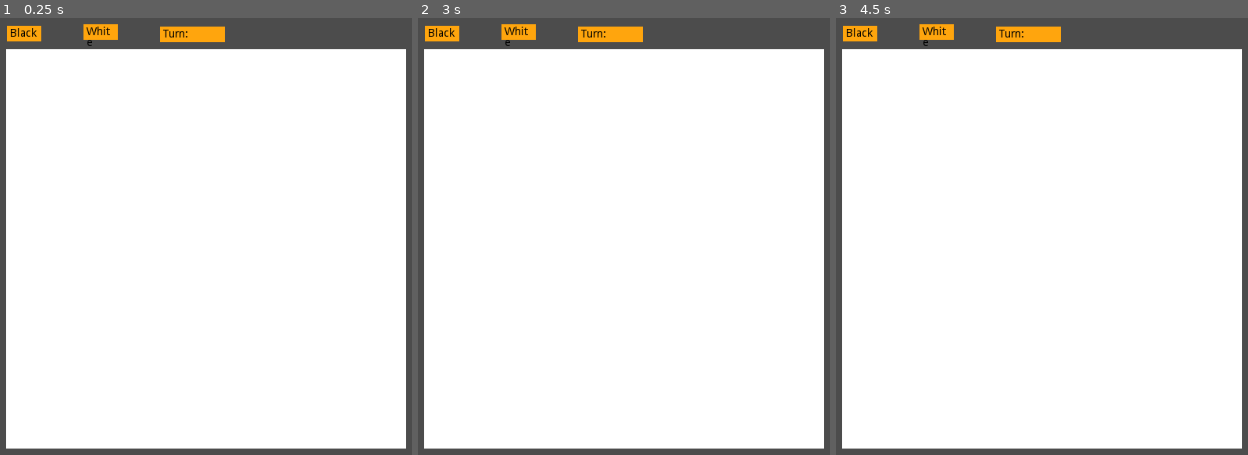
Above: before the commit, frames 1-3 (left to right).
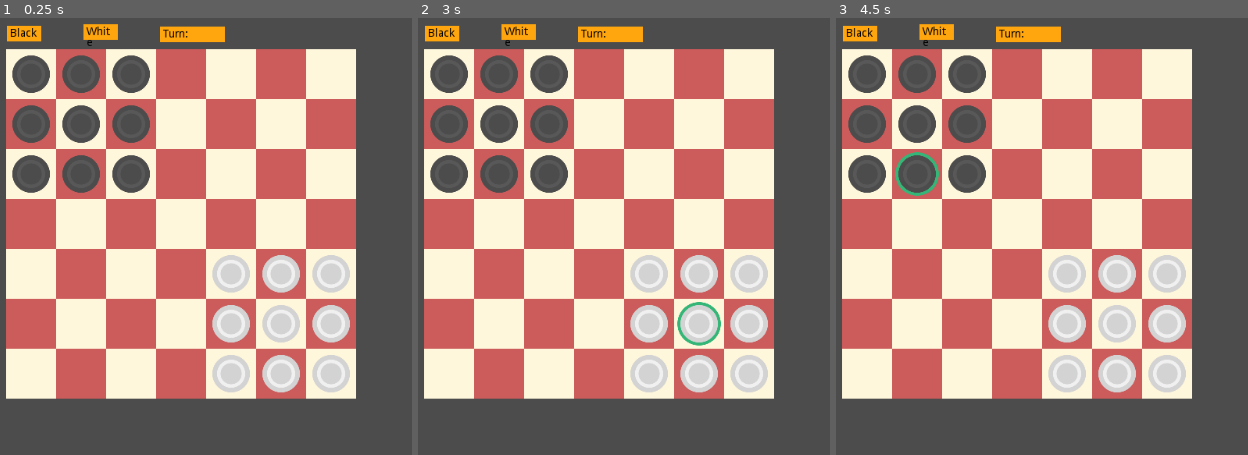
Above: after the commit, the same moments.

Repository: Shineglow/Junior_Chalange_Stage2
Game: Godot game, scene res://Default_Scene.tscn
Same seed, same stepped clock (60 frames per second), same inputs: the game is played once before the commit and once after it.
Inputs (mouse positions are in pixels of both pictures, inside the frame that each line leads up to):
- Up to frame 1 (0.25 s): no input
- Up to frame 2 (3 s): tap Enter at 0.5, 2 s; move the mouse to (outside the picture) at 0.52 s; click (outside the picture) at 0.67 s; tap Space at 1.25, 2.75 s; move the mouse to (586, 275) at 1.27 s; click (586, 275) at 1.42 s; move the mouse to (825, 149) at 2.02 s; click (825, 149) at 2.17 s; move the mouse to (706, 345) at 2.77 s; click (706, 345) at 2.92 s
- Up to frame 3 (4.5 s): tap Enter at 3.5 s; move the mouse to (outside the picture) at 3.52 s; click (outside the picture) at 3.67 s; tap Space at 4.25 s; move the mouse to (922, 179) at 4.27 s; click (922, 179) at 4.42 s

The runs differ from the first frame. In frame 1, 88% of the frame differs, in the area x 1-99%, y 7-99%; in frame 2, 88%; in frame 3, 88%.
Error before the commit: Invalid call to function 'new' in base 'GDScript'. Expected 1 arguments. (res://logic/game.gd:6)

Commit message:
Fixing bugs. Change functions naming and logic in move_checker
now find_move_arround_checker call try_move and try_move may call try jump if cell arrond have checker on it

Diff:
--- a/game/logic/field.gd
+++ b/game/logic/field.gd
@@ -40,10 +40,10 @@
 	for y in 3:
 		for x in 3:
 			var a = CHECKER_TEMPLATE.instance()
-			checkers.add(a)
+			checkers.append(a)
 			add_child(a)
 			a.position = player_owner.start + Vector2(x, y)
-			(field[a.position.y][a.position.x] as Cell).is_empty = false
+			(field[a.position.y][a.position.x] as Cell).checker_on_cell = a
 			(a.checker_texture as TextureRect).texture = a.textures[texture_id]
 			a.connect("on_checker_click",self, "checker_pressed")
 
--- a/game/logic/game.gd
+++ b/game/logic/game.gd
@@ -3,7 +3,7 @@
 onready var field = $Field
 onready var _player_instance = preload("res://logic/player.gd")
 
-onready var _move_checker = load("res://logic/move_checker.gd").new()
+onready var _move_checker = load("res://logic/move_checker.gd")
 
 var _player1
 var _player2
--- a/game/logic/move_checker.gd
+++ b/game/logic/move_checker.gd
@@ -14,7 +14,12 @@
 	_field = field.field
 	_field_size = sqrt(field.field.len())
 
-func find_moves_arround_cecker(checker_pos: Vector2):
+func find_moves_arround_checker(checker_pos: Vector2):
+	for i in _cells_to_move_jump:
+		(i as Cell).highlight()
+	pass
+
+func _try_move(checker_pos: Vector2):
 	for i in 8:
 		var checking_pos = _around[i] + checker_pos
 		# Если координаты в рамках поля
@@ -31,6 +36,8 @@
 				# пробует перепрыгнуть
 				_try_jump(checking_pos + _around[i])
 
+
+
 func _try_jump(checker_pos: Vector2):
 	var checking_pos = checker_pos
 	# если индексы не выходят за пределы поля
@@ -42,5 +49,8 @@
 		if current_cell.checker_on_cell == null:
 			# и отсутствует в списке доступных для хода клеток
 			if _cells_to_move_jump.find(current_cell) == -1:
+				current_cell.change_move_arrow("move_jump")
 				_cells_to_move_jump.append(current_cell)
-				find_moves_arround_cecker(checker_pos)
+
+# добавить функции try_move и try_jump
+#
